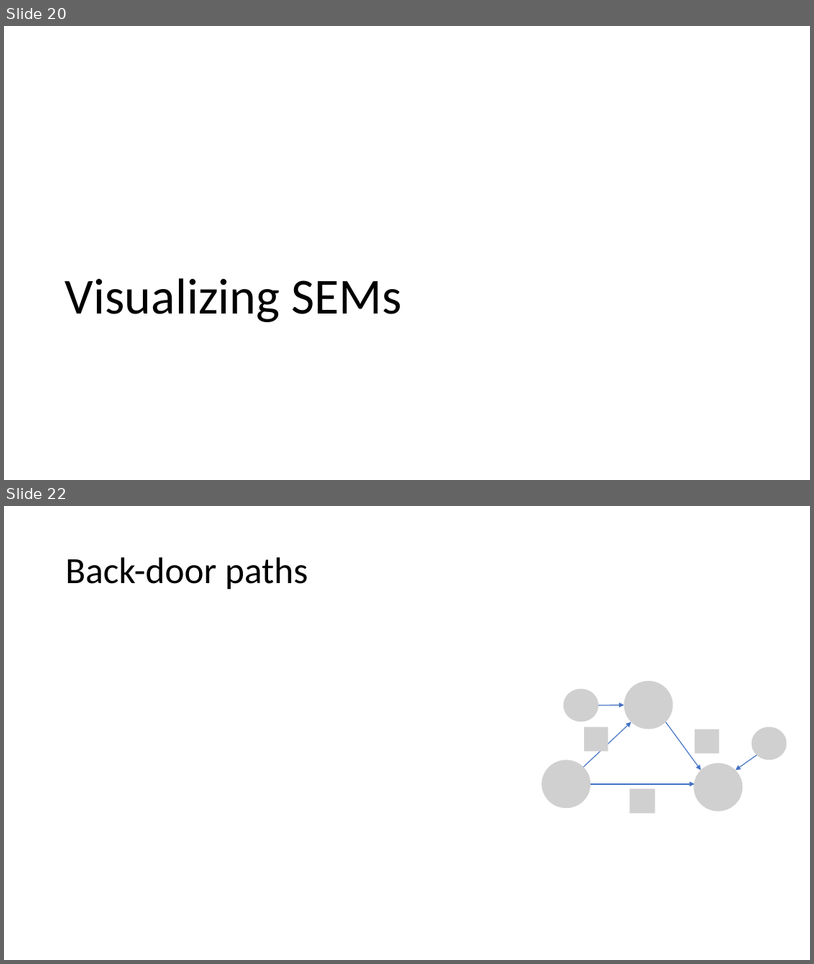
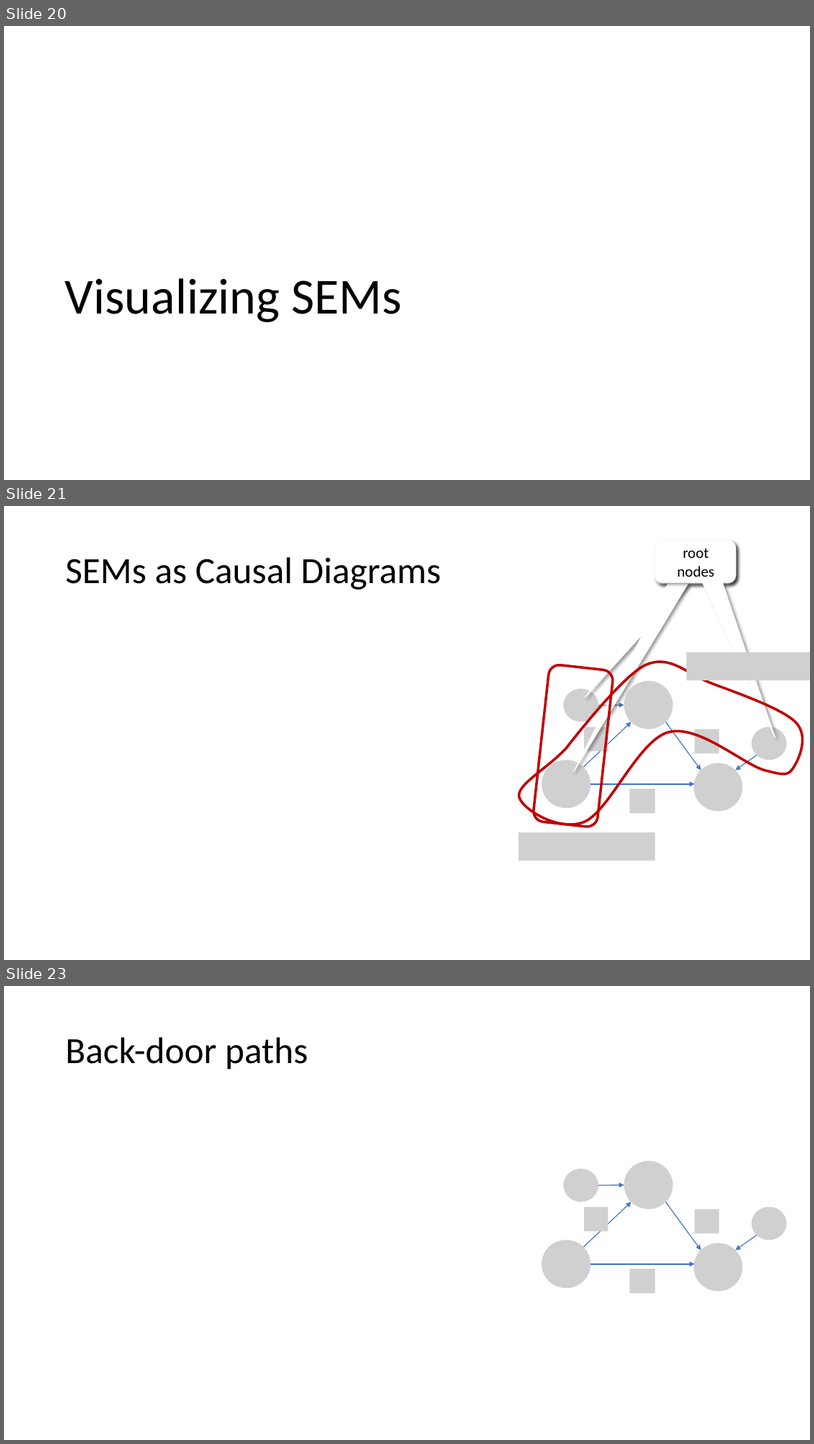
Before and after one commit to stanford-msande228/winter23, a slide deck: MSANDE228_Lecture7_Structural_Equation_Models.pptx. Shown one above the other, each under a label of ours: slides 20 and 22 before the commit, slides 20, 21 and 23 after it; the slides between them are not shown. The pictures are 814x964 and 814x1444 pixels, drawn with LibreOffice and Linux fonts; fonts in the diff are those of the drawing; grey boxes stand for pictures. Boxes give left, top, right and bottom in pixels: in the first picture for what was removed or moved away, otherwise in the second. Text is boxed around its words. In the diff, an @@ line names an element or a change of style, - is before the commit and + after.

```diff
--- a/MSANDE228_Lecture7_Structural_Equation_Models.pptx
+++ b/MSANDE228_Lecture7_Structural_Equation_Models.pptx
@@ slide 21 added at bbox=[4, 506, 810, 960], background #FFFFFF @@
@@ rounded speech box added at bbox=[656, 542, 736, 584], fill #FFFFFF, outline #FFFFFF 1 pt, 18 pt, text #000000 @@
+Mediator
@@ rounded speech box added at bbox=[656, 541, 736, 583], fill #FFFFFF, outline #FFFFFF 1 pt, 18 pt, text #000000 @@
+Mediator
@@ rounded speech box added at bbox=[657, 541, 736, 582], fill #FFFFFF, outline #FFFFFF 1 pt, 18 pt, text #000000 @@
+root nodes
@@ title added at bbox=[65, 557, 442, 590], 44 pt, text #000000 @@
+SEMs as Causal Diagrams
@@ picture added at bbox=[687, 651, 810, 680] @@
@@ freeform shape added at bbox=[520, 662, 803, 824], outline #C00000 3 pt @@
@@ rounded rectangle added at bbox=[532, 664, 615, 828], outline #C00000 3 pt @@
@@ picture added at bbox=[563, 689, 599, 721] @@
@@ picture added at bbox=[625, 681, 674, 729] @@
@@ arrow added from (599, 705) to (625, 705), #4472C4 1 pt @@
@@ arrow added from (584, 767) to (631, 722), #4472C4 1 pt @@
@@ picture added at bbox=[585, 727, 609, 751] @@
@@ arrow added from (666, 722) to (702, 770), #4472C4 1 pt @@
@@ picture added at bbox=[695, 729, 719, 754] @@
@@ picture added at bbox=[752, 727, 787, 759] @@
@@ picture added at bbox=[542, 759, 591, 808] @@
@@ picture added at bbox=[694, 763, 743, 811] @@
@@ arrow added from (757, 754) to (736, 770), #4472C4 1 pt @@
@@ arrow added from (591, 784) to (695, 784), #4472C4 1.5 pt @@
@@ picture added at bbox=[630, 788, 656, 813] @@
@@ picture added at bbox=[519, 832, 656, 860] @@
@@ what was slide 22 is now slide 23 @@
```
Also in this commit, not shown: 2 slides changed, 1 other file.
